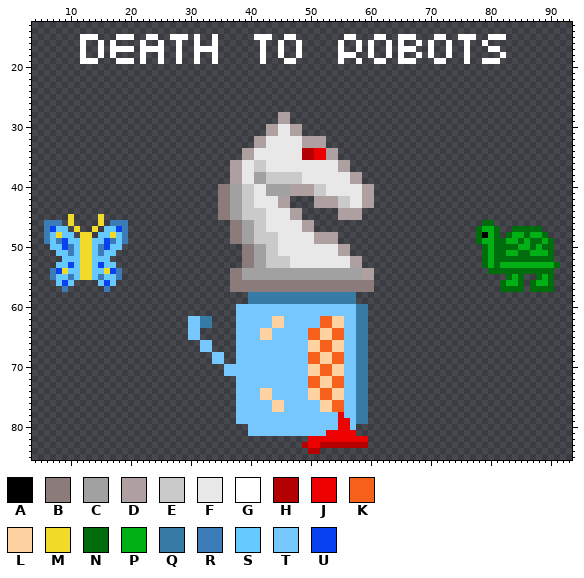
Two states of a pixel-art file, art/screens/lose-health.aseprite. That is the earlier state.
96x96 pixels, 1 frame. Colours within 5 levels of each other are drawn and written as one. Shown: x 4..93, y 13..85.
Palette (. is transparent): A #000000  B #8b7b7b  C #a1a1a1  D #aea0a0  E #cacaca  F #e8e8e8  G #ffffff  H #b40000  J #ec0000  K #f7601b  L #ffd3a1  M #f2da29  N #006d0d  P #00b015  Q #377ba7  R #3b7bb8  S #65c9ff  T #75c7fd  U #0741f0
Pixels before (only the part around the change), first column x 4:
23 ..........................................................................................
24 ..........................................................................................
25 ..........................................................................................
26 ..........................................................................................
27 ..........................................................................................
28 .........................................DD...............................................
29 .........................................DD...............................................
30 .......................................DDFFDD.............................................
31 .......................................DDFFDD.............................................
32 .....................................DDFFFFFFDDDD.........................................
33 .....................................DDFFFFFFDDDD.........................................
34 ...................................DDFFFFFFFFHHJJDD.......................................
35 ...................................DDFFFFFFFFHHJJDD.......................................
36 .................................DDFFEEFFFFFFFFFFFFDD.....................................
37 .................................DDFFEEFFFFFFFFFFFFDD.....................................
38 .................................DDFFCCEEEEEEFFFFFFFFDD...................................
39 .................................DDFFCCEEEEEEFFFFFFFFDD...................................
40 ...............................BBCCEEFFCCCCDDDDEEFFFFFFDD.................................
41 ...............................BBCCEEFFCCCCDDDDEEFFFFFFDD.................................
42 ...............................BBCCEEFFFFDD....DDDDEEFFDD.................................
43 ...............................BBCCEEFFFFDD....DDDDEEFFDD.................................
44 ...............................BBCCEEEEFFFFDD......DDDD...................................
45 ......M....M...................BBCCEEEEFFFFDD......DDDD...................................
46 ..RRR.M....M.RRR.................BBCCEEFFFFFFDD............................NN.............
47 ..RUSS.M..M.SSUR.................BBCCEEFFFFFFDD...........................NPPN..NNNNN.....
48 ..RSMSS.MM.SSMSR.................BBCCEEEEFFFFFFDDDD.......................NAPN.NPPNPPN....
49 ..RSRUSSMMSSURSR.................BBCCEEEEFFFFFFDDDD.......................NPPNNPPNPNNPN...
50 ...SSURSMMSRUSS....................BBCCEEFFFFFFFFFFDD......................NPNNNNPPNPNN...
51 ....SSRSMMSRSS.....................BBCCEEFFFFFFFFFFDD......................NPNNPPNNPPPN...
52 .....SSSMMSSS......................BBCCEEEEFFFFFFFFFFDD....................NPNNNNNNNNNN...
53 ....SSUSMMSUSS.....................BBCCEEEEFFFFFFFFFFDD....................NPNPPPPPPPPPN..
54 ...RUMSSMMSSMUR..................BBCCCCCCCCCCCCCCCCCCCCDD...................NNNNNNNNNNN...
55 ...RSSRSMMSRSSR..................BBCCCCCCCCCCCCCCCCCCCCDD......................NPN..NPN...
56 ....SUS....SUS...................BBBBBBBBBBBBBBBBBBBBBBBB.....................NPPN.NPPN...
57 .....R......R....................BBBBBBBBBBBBBBBBBBBBBBBB.....................NNNN.NNNN...
58 ....................................QQQQQQQQQQQQQQQQQQ....................................
59 ....................................QQQQQQQQQQQQQQQQQQ....................................
60 ..................................TTTTTTTTTTTTTTTTTTTTQQ..................................
61 ..................................TTTTTTTTTTTTTTTTTTTTQQ..................................
62 ..........................TTQQ....TTTTTTLLTTTTTTKKLLTTQQ..................................
63 ..........................TTQQ....TTTTTTLLTTTTTTKKLLTTQQ..................................
64 ..........................TT......TTTTLLTTTTTTKKLLKKTTQQ..................................
65 ..........................TT......TTTTLLTTTTTTKKLLKKTTQQ..................................
66 ............................TT....TTTTTTTTTTTTLLKKLLTTQQ..................................
After:
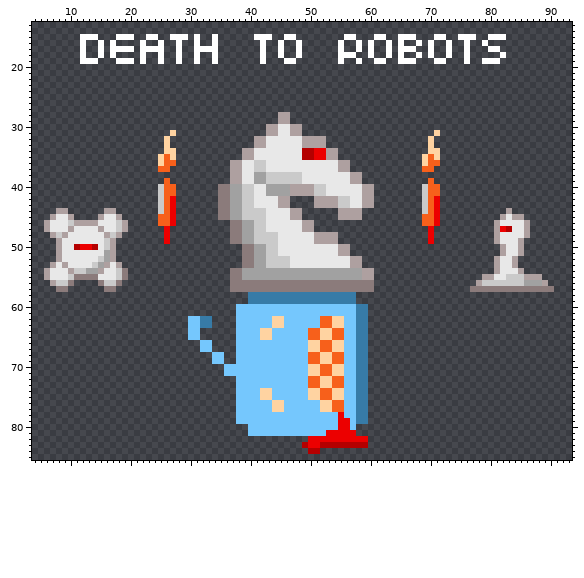
Change:
Changed rows in their new state; - is an unchanged pixel.
first column x 6:
31 ---------------------L-------------------------------------------L--------------------
32 --------------------L-------------------------------------------L---------------------
33 --------------------L-------------------------------------------L---------------------
34 --------------------LL------------------------------------------LL--------------------
35 -------------------LKL-----------------------------------------LKL--------------------
36 -------------------LKK-----------------------------------------LKK--------------------
37 -------------------KK------------------------------------------KK---------------------
39 --------------------K-------------------------------------------K---------------------
40 -------------------EKK-----------------------------------------EKK--------------------
41 -------------------EKK-----------------------------------------EKK--------------------
42 -------------------EKJ-----------------------------------------EKJ--------------------
43 -------------------EKJ-----------------------------------------EKJ--------------------
44 --DD------DD-------EKJ-----------------------------------------EKJ-----------D--------
45 -DFFD----DFFD------KKJ-----------------------------------------KKJ----------DFDD------
46 DFFFEDDDDFFFED-----KKJ-----------------------------------------KKJ-------..DFFFFD-----
47 DFFFDFFFFDFFED------J-------------------------------------------J-------...DJHFFD..---
48 .DEDFFFFFFDED.------J-------------------------------------------J-------...DFFFFD...--
49 ..DFFFFFFFED..------J-------------------------------------------J-------...DFFFD.....-
50 -.DFFHJJHFED.------------------------------------------------------------...DFFD.....-
51 --DFFFFFFFCD-------------------------------------------------------------...DFFD.....-
52 --DFFFFFFECD-------------------------------------------------------------..DFFD......-
53 -DFDFFFFECDFD------------------------------------------------------------..DFFD.......
54 DFFFDEECCDFFEB------------------------------------------------------------.DFFFD.....-
55 DFFFEBBBBFFFEB-----------------------------------------------------------DDFFEEEDDD..-
56 -DEEB----BEEB-----------------------------------------------------------DEEEEEEECCCD.-
57 --BB------BB-----------------------------------------------------------BBBBBBBBBBBBBB-
Changed places in both pictures, as pixel boxes (x1, y1, x2, y2):
added: (158, 130, 176, 244)
added: (422, 130, 440, 244)
changed: (44, 208, 128, 292)
changed: (470, 208, 560, 292)
